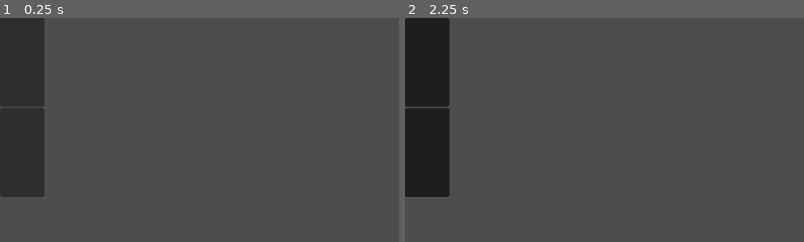
Above: before the commit, frames 1-2 (left to right).
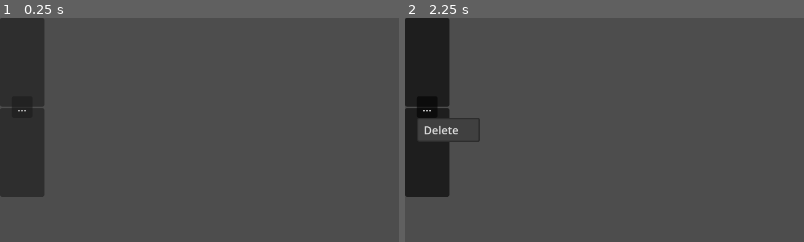
Above: after the commit, the same moments.

Repository: Calabiyaur/Dance-Notation
Game: Godot game, scene res://scene/BiStep.tscn
The game is run twice, just before and just after one commit, with the same random seed, the same clock (stepped at 60 frames per second) and the same inputs. This scene is started directly instead of the project's main scene.
Inputs (mouse positions are % of the whole screen's width and height, from its top left):
- Up to frame 1 (0.25 s): no input
- Up to frame 2 (2.25 s): click (3, 10) at 0.5 s; click (3, 30) at 1.25 s; click (3, 20) at 2 s, where only the run after the commit has a clickable "..."
The pictures show only the part of the screen within x 0-50%, y 0-50%; the shares and areas given below are measured in that part.

The runs differ from the first frame. In frame 1, less than 0.1% of the frame differs, in the area x 3-9%, y 39-42%; in frame 2, 1.0%, in the area x 3-19%, y 39-56%.
Error in both runs: Invalid access to property or key 'right_foot' on a base object of type 'Nil'. (res://scene/Step.gd:9)

Commit message:
More buttons

Diff:
--- a/scene/App.gd
+++ b/scene/App.gd
@@ -14,12 +14,9 @@
 
 
 func add_dance_button(dance: Dance) -> Button:
-	var button = Button.new()
-	button.text = dance.name
+	var button = preload("res://scene/DanceButton.tscn").instantiate()
+	button.set_dance(dance)
 	%Dances.add_child(button)
-	button.pressed.connect(func():
-		SceneSwitcher.switch_to("res://scene/Dance.tscn", func(scene): scene.set_dance(dance))
-	)
 	return button
 
 
--- a/scene/BiStep.gd
+++ b/scene/BiStep.gd
@@ -1,9 +1,27 @@
-extends VBoxContainer
+extends MarginContainer
+
+
+var step: BiStep
+
+signal delete_pressed
+
+
+func _ready() -> void:
+	%More.get_popup().id_pressed.connect(id_pressed)
+
+
+func id_pressed(id: int):
+	match id:
+		0: delete_pressed.emit()
 
 
 func get_lead():
-	return $Lead
+	return %Lead
 
 
 func get_follow():
-	return $Follow
+	return %Follow
+
+
+func get_more():
+	return %More
--- a/scene/BiStep.tscn
+++ b/scene/BiStep.tscn
@@ -3,16 +3,32 @@
 [ext_resource type="Script" uid="uid://jngtqsjv6te2" path="res://scene/BiStep.gd" id="1_d85q0"]
 [ext_resource type="PackedScene" uid="uid://b2oklcb2h5gq" path="res://scene/Step.tscn" id="2_d8uvj"]
 
-[node name="Step" type="VBoxContainer" unique_id=1424937328]
-offset_right = 8.0
-offset_bottom = 8.0
-theme_override_constants/separation = 2
+[node name="Step" type="MarginContainer" unique_id=1896066056]
+offset_right = 64.0
+offset_bottom = 258.0
 script = ExtResource("1_d85q0")
 
-[node name="Lead" parent="." unique_id=1946197603 instance=ExtResource("2_d8uvj")]
+[node name="VBoxContainer" type="VBoxContainer" parent="." unique_id=1424937328]
+layout_mode = 2
+theme_override_constants/separation = 2
+
+[node name="Lead" parent="VBoxContainer" unique_id=1946197603 instance=ExtResource("2_d8uvj")]
+unique_name_in_owner = true
 layout_mode = 2
 toggle_mode = true
 
-[node name="Follow" parent="." unique_id=2038188837 instance=ExtResource("2_d8uvj")]
+[node name="Follow" parent="VBoxContainer" unique_id=2038188837 instance=ExtResource("2_d8uvj")]
+unique_name_in_owner = true
 layout_mode = 2
 toggle_mode = true
+
+[node name="More" type="MenuButton" parent="." unique_id=1060357382]
+unique_name_in_owner = true
+layout_mode = 2
+size_flags_horizontal = 4
+size_flags_vertical = 4
+text = " ... "
+flat = false
+item_count = 1
+popup/item_0/text = "Delete"
+popup/item_0/id = 0
--- /dev/null
+++ b/scene/DanceButton.gd
@@ -0,0 +1,16 @@
+extends Button
+
+
+var dance: Dance
+
+
+func _ready() -> void:
+	pressed.connect(func():
+		SceneSwitcher.switch_to("res://scene/Dance.tscn", func(scene): scene.set_dance(dance))
+	)
+
+
+func set_dance(dance: Dance):
+	self.dance = dance
+	text = dance.name
+	%Count.text = str(dance.figures.size()) + " - " + str(dance.choreos.size())
--- /dev/null
+++ b/scene/DanceButton.tscn
@@ -0,0 +1,37 @@
+[gd_scene format=3 uid="uid://conquxsc750dm"]
+
+[ext_resource type="Script" uid="uid://dvppwr2uvv31h" path="res://scene/DanceButton.gd" id="1_t78wm"]
+
+[node name="DanceButton" type="Button" unique_id=353087693]
+anchors_preset = 10
+anchor_right = 1.0
+offset_bottom = 31.0
+grow_horizontal = 2
+text = "<Tanz>"
+script = ExtResource("1_t78wm")
+
+[node name="HBoxContainer" type="HBoxContainer" parent="." unique_id=702393340]
+layout_mode = 1
+anchors_preset = 6
+anchor_left = 1.0
+anchor_top = 0.5
+anchor_right = 1.0
+anchor_bottom = 0.5
+offset_left = -30.0
+offset_top = -15.5
+offset_bottom = 15.5
+grow_horizontal = 0
+grow_vertical = 2
+theme_override_constants/separation = 12
+
+[node name="Count" type="Label" parent="HBoxContainer" unique_id=345101199]
+unique_name_in_owner = true
+layout_mode = 2
+text = "8 - 0"
+
+[node name="More" type="Button" parent="HBoxContainer" unique_id=1914628967]
+unique_name_in_owner = true
+layout_mode = 2
+size_flags_vertical = 4
+disabled = true
+text = " ... "
--- a/scene/Figure.gd
+++ b/scene/Figure.gd
@@ -28,6 +28,7 @@
 
 func add_step(bistep: BiStep):
 	var step = append_step()
+	step.step = bistep
 	step.get_lead().step = bistep.lead
 	step.get_follow().step = bistep.follow
 
@@ -36,9 +37,10 @@
 	var step = append_step()
 
 	var bistep = BiStep.new()
-	bistep.follow.left_foot = Foot.new()
-	bistep.lead.right_foot = Foot.new()
+	#bistep.follow.left_foot = Foot.new()
+	#bistep.lead.right_foot = Foot.new()
 
+	step.step = bistep
 	step.get_lead().step = bistep.lead
 	step.get_follow().step = bistep.follow
 
@@ -58,6 +60,12 @@
 		s.button_group = step_button_group
 		s.toggled.connect(func(value: bool): %Details.set_step(s.step if value else null))
 
+	step.delete_pressed.connect(func():
+		%Steps.remove_child(step)
+		figure.steps.erase(step.step)
+		Data.save()
+	)
+
 	return step
 
 
--- /dev/null
+++ b/scene/FigureButton.gd
@@ -0,0 +1,23 @@
+extends Button
+
+
+var dance: Dance
+var figure: Figure
+
+
+func _ready() -> void:
+	pressed.connect(func():
+		SceneSwitcher.switch_to("res://scene/Figure.tscn", func(scene):
+			scene.set_dance(dance)
+			scene.set_figure(figure)
+		)
+	)
+
+
+func set_dance(dance: Dance):
+	self.dance = dance
+
+
+func set_figure(figure: Figure):
+	self.figure = figure
+	text = figure.name
--- /dev/null
+++ b/scene/FigureButton.tscn
@@ -0,0 +1,32 @@
+[gd_scene format=3 uid="uid://dst7rbxdam72c"]
+
+[ext_resource type="Script" uid="uid://1iflhptj4r35" path="res://scene/FigureButton.gd" id="1_pqmmc"]
+
+[node name="FigureButton" type="Button" unique_id=353087693]
+anchors_preset = 10
+anchor_right = 1.0
+offset_bottom = 31.0
+grow_horizontal = 2
+text = "<Figur>"
+script = ExtResource("1_pqmmc")
+
+[node name="HBoxContainer" type="HBoxContainer" parent="." unique_id=702393340]
+layout_mode = 1
+anchors_preset = 6
+anchor_left = 1.0
+anchor_top = 0.5
+anchor_right = 1.0
+anchor_bottom = 0.5
+offset_left = -30.0
+offset_top = -15.5
+offset_bottom = 15.5
+grow_horizontal = 0
+grow_vertical = 2
+theme_override_constants/separation = 12
+
+[node name="More" type="Button" parent="HBoxContainer" unique_id=1914628967]
+unique_name_in_owner = true
+layout_mode = 2
+size_flags_vertical = 4
+disabled = true
+text = " ... "
--- a/scene/Figures.gd
+++ b/scene/Figures.gd
@@ -17,15 +17,10 @@
 
 
 func add_figure_button(figure: Figure) -> Button:
-	var button = Button.new()
-	button.text = figure.name
+	var button = preload("res://scene/FigureButton.tscn").instantiate()
+	button.set_dance(dance)
+	button.set_figure(figure)
 	%Figures.add_child(button)
-	button.pressed.connect(func():
-		SceneSwitcher.switch_to("res://scene/Figure.tscn", func(scene):
-			scene.set_dance(dance)
-			scene.set_figure(figure)
-		)
-	)
 	return button
 
 
Not shown, added: scene/DanceButton.gd.uid
Not shown, added: scene/FigureButton.gd.uid
